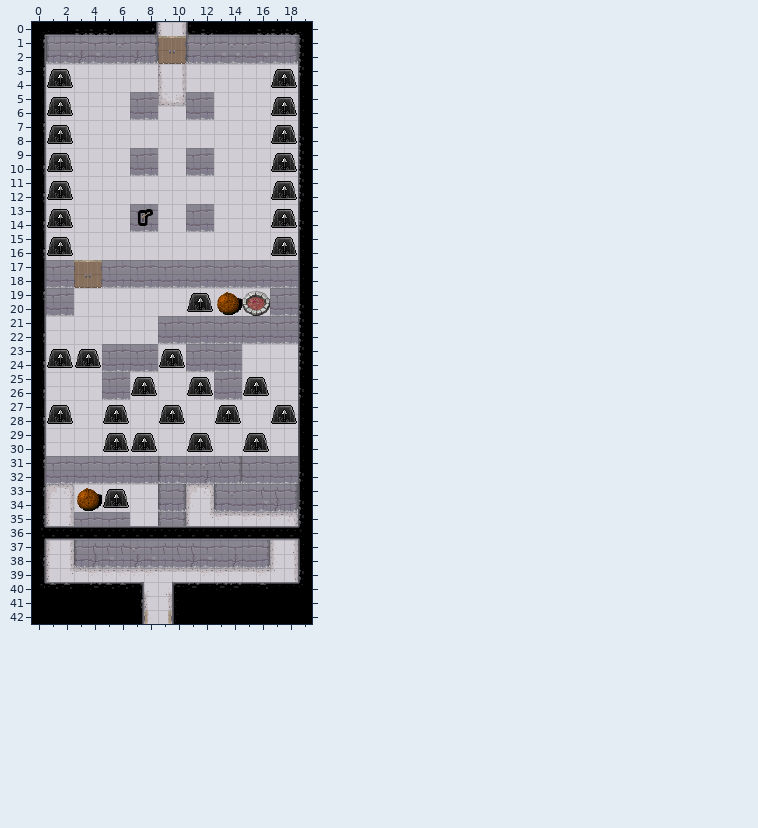
An edit to a level. Tiled map, Tiled/render/puzzle5_4.tmx. The picture above was drawn from the file before the commit.
Cells are 16x16 px. Shown: x 0..19, y 0..42.
Once edited:
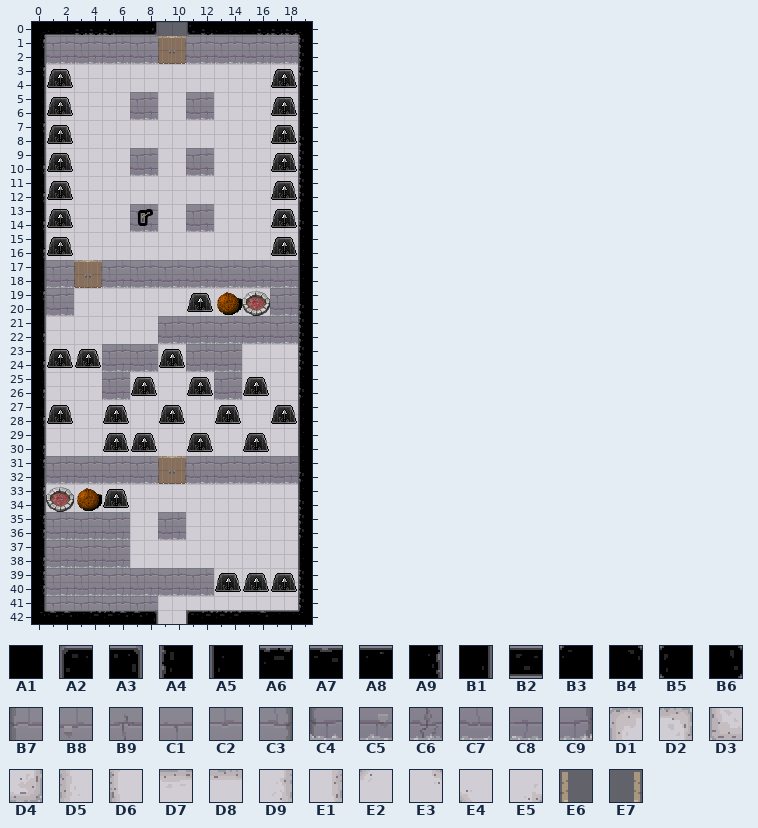
Key: from "dungeon tileset calciumtrice": A1 30, A2 31, A3 32, A4 35, A5 37, A6 38, A7 39, A8 40, A9 44, B1 46, B2 51, B3 79, B4 80, B5 84, B6 85, B7 120, B8 121, B9 122, C1 123, C2 124, C3 125, C4 150, C5 151, C6 152, C7 153, C8 154, C9 155, D1 211, D2 212, D3 213, D4 214, D5 216, D6 217, D7 218, D8 220, D9 225, E1 226, E2 259, E3 260, E4 261, E5 262, E6 337, E7 338.
__ is an empty cell, ## one hidden under a higher layer.
The exact change:
{"where": "layer \"Floor\""}
{"y":0,"x":9,"old":"D6 E1","new":"__ __"}
{"y":1,"x":1,"old":"B7","new":"__"}
{"y":1,"x":3,"old":"C2 C1 C2 B8 C2 C3","new":"__ __ __ __ __ __"}
{"y":1,"x":11,"old":"B7 B8 C2 B8 B8","new":"__ __ __ __ __"}
{"y":1,"x":18,"old":"C3","new":"__"}
{"y":2,"x":1,"old":"C4 C5 C6 C5","new":"__ __ __ __"}
{"y":2,"x":7,"old":"C6 C9","new":"__ __"}
{"y":2,"x":11,"old":"C4","new":"__"}
{"y":2,"x":13,"old":"C5 C5","new":"__ __"}
{"y":2,"x":16,"old":"C5 C5 C9","new":"__ __ __"}
{"y":3,"x":9,"old":"D6 E1","new":"__ __"}
{"y":4,"x":9,"old":"D5 E1","new":"__ __"}
{"y":5,"x":9,"old":"D3 D4","new":"__ __"}
{"y":31,"x":9,"old":"B7 C1 B8 B8 B9 C3","new":"__ __ __ __ __ __"}
{"y":32,"x":9,"old":"C4 C5","new":"__ __"}
{"y":32,"x":12,"old":"C6","new":"__"}
{"y":32,"x":14,"old":"C9","new":"__"}
{"y":33,"x":1,"old":"D1 D2","new":"__ __"}
{"y":33,"x":9,"old":"B7 C3 D1 D2 B7 B8 C2 B9 B9 C3","new":"__ __ __ __ __ __ __ __ __ __"}
{"y":34,"x":1,"old":"D5 E1","new":"__ __"}
{"y":34,"x":9,"old":"C4 C9 D5 E1 C4 C7 C7 C5 C6 C9","new":"__ __ __ __ __ __ __ __ __ __"}
{"y":35,"x":1,"old":"D6 D9","new":"__ __"}
{"y":35,"x":9,"old":"B7 C3 D6 E3 D7 D8 D7 D7 D7 D2","new":"__ __ __ __ __ __ __ __ __ __"}
{"y":36,"x":1,"old":"## ##","new":"__ __"}
{"y":36,"x":9,"old":"## ## ## ## ## ## ## ## ## ##","new":"__ __ __ __ __ __ __ __ __ __"}
{"y":37,"x":1,"old":"D5 E1 B7 B9 B9 B9 B8 C1 B9 B9 B9 C1 C2 C1 C2 C3 D5 D9","new":"__ __ __ __ __ __ __ __ __ __ __ __ __ __ __ __ __ __"}
{"y":38,"x":1,"old":"D6 E1 C4 C6 C5","new":"__ __ __ __ __"}
{"y":38,"x":7,"old":"C6 C5 C8 C7 C6 C5 C7 C6 C7 C9 D5 E1","new":"__ __ __ __ __ __ __ __ __ __ __ __"}
{"y":39,"x":1,"old":"D6 E3 D8 D7 D7 D7 D7 D7 D8 D8 D8 D7 D7 D8 D8 D7 E2 E1","new":"__ __ __ __ __ __ __ __ __ __ __ __ __ __ __ __ __ __"}
{"y":40,"x":1,"old":"## ## ## ## ## ## ## E4 E5 ## ## ## ## ## ## ## ## ##","new":"__ __ __ __ __ __ __ __ __ __ __ __ __ __ __ __ __ __"}
{"y":41,"x":1,"old":"## ## ## ## ## ## ## D6 E1 ## ## ## ## ## ## ## ## ##","new":"__ __ __ __ __ __ __ __ __ __ __ __ __ __ __ __ __ __"}
{"y":42,"x":8,"old":"D5 E1 ##","new":"__ __ __"}
{"where": "layer \"Ceilng\""}
{"y":36,"x":0,"old":"B6 B2 B2 B2 B2 B2 B2 B2 B2 B2 B2 B2 B2 B2 B2 B2 B2 B2 B2 B5","new":"A9 __ __ __ __ __ __ __ __ __ __ __ __ __ __ __ __ __ __ A4"}
{"y":39,"x":0,"old":"B1","new":"A9"}
{"y":40,"x":0,"old":"B4 A7 A7 A8 A6 A7 A7 A3","new":"A9 __ __ __ __ __ __ __"}
{"y":40,"x":10,"old":"A2 A6 A8 A6 A6 A8 A7 A8 A8 B3","new":"__ __ __ __ __ __ __ __ __ A4"}
{"y":41,"x":0,"old":"A1 A1 A1 A1 A1 A1 A1 A9","new":"B1 __ __ __ __ __ __ __"}
{"y":41,"x":10,"old":"A5 A1 A1 A1 A1 A1 A1 A1 A1 A1","new":"__ __ __ __ __ __ __ __ __ A4"}
{"y":42,"x":0,"old":"A1 A1 A1 A1 A1 A1 A1 B1 E6 E7 A5 A1 A1 A1 A1 A1 A1 A1 A1 A1","new":"B4 A7 A7 A8 A6 A6 A7 A7 A3 __ __ A2 A6 A6 A6 A8 A7 A8 A8 B3"}
{"label":"removed","picture_box":[46,22,298,106]}
{"label":"changed","picture_box":[40,456,304,624]}
